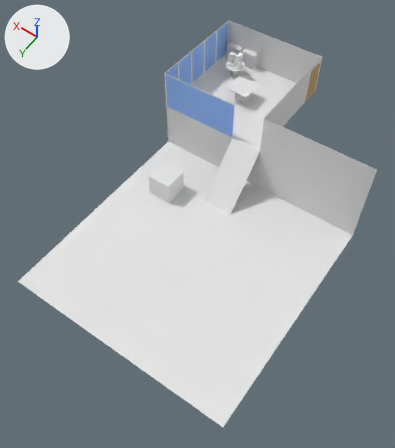
A saved change to the Blender file models/office/blend/office.blend.
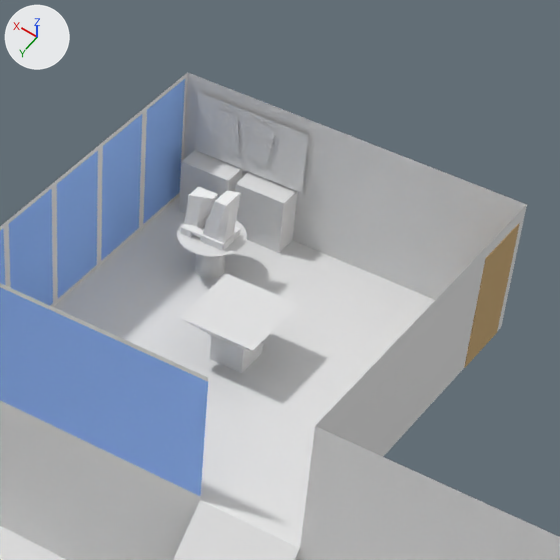
Old and new are each drawn whole from a camera (50 mm lens) standing at (-18.34, 32.11, 29.92) and looking at (-3.79, 11.74, -2.09) and again close up on the part from 45% to 84% of the width and 0% to 35% of the height. The axes (+X, +Y, +Z) are drawn at upper left. The lights are the same throughout.
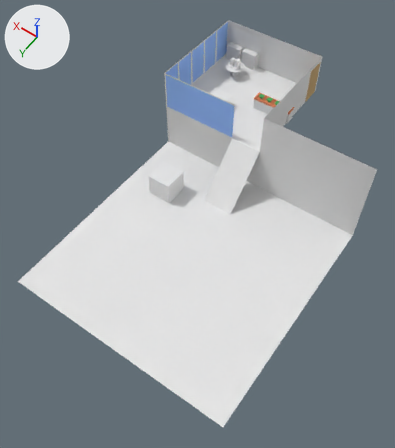
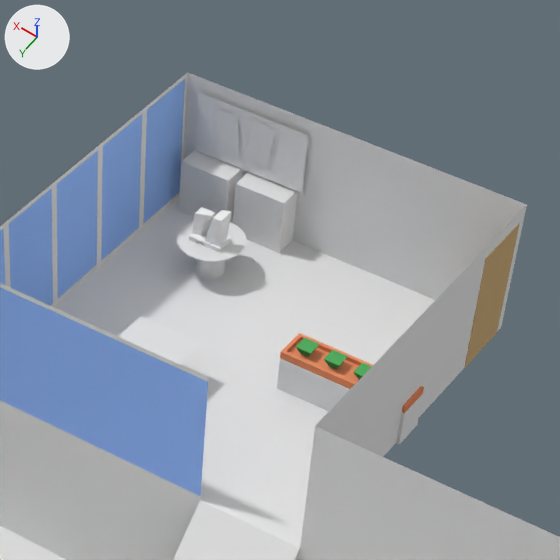
Pixel boxes [x1, y1, x2, y2] of what changed, in the close-ups (560 x 560 px):
'Cube.003', moved, rescaled: before [179, 273, 300, 373]; after [118, 316, 202, 364]
'Cube.004', added: after [277, 333, 424, 444]
    faces in mat_material_002 (white #e7e7e7): [277, 358, 423, 444]
    faces in mat_material_003 (orange #e78f65): [280, 333, 424, 413]
    faces in mat_material_004 (green #54ac60): [296, 338, 371, 380]
'Cylinder', moved: before [177, 220, 247, 278]; after [177, 221, 247, 278]
'tower_big', moved, rescaled (28% narrower, 30% shorter): before [202, 190, 241, 243]; after [204, 210, 232, 247]
'tower_small', moved, rescaled (31% narrower, 29% shorter): before [184, 186, 218, 226]; after [192, 207, 215, 235]
'base', moved, rescaled (31% narrower, 27% shorter): before [180, 219, 241, 251]; after [189, 229, 231, 252]

Diff of the bpy script that builds the scene:
```diff
--- a/models/office/blend/office.blend.py
+++ b/models/office/blend/office.blend.py
@@ mat_material_004 @@
+mat_material_004 = diffuse_material('Material.004')
+mat_material_004.base_color = (0.0881, 0.411, 0.118)  # green #54ac60
@@ mat_material_003 @@
+mat_material_003 = diffuse_material('Material.003')
+mat_material_003.base_color = (0.8, 0.273, 0.129)  # orange #e78f65
@@ mat_material_002 @@
+mat_material_002 = diffuse_material('Material.002')
+mat_material_002.base_color = (0.8, 0.8, 0.8)  # white #e7e7e7
@@ me_cube_003 @@
+me_cube_003.from_pydata(...)  # 52 vertices, 42 faces; spans x -0.37..2.86, y -0.44..0.37, z -0.54..0.67
+# faces by material slot: [5, 13, 24]
+me_cube_003.materials.append(mat_material_002)  # white #e7e7e7
+me_cube_003.materials.append(mat_material_003)  # orange #e78f65
+me_cube_003.materials.append(mat_material_004)  # green #54ac60
@@ ob_cube_003 @@
 ob_cube_003 = bpy.data.objects.new('Cube.003', me_cube_021)
-ob_cube_003.location = (0.0, 0.0, -0.7)
+ob_cube_003.location = (1.11, 1.95, -0.7)
+ob_cube_003.scale = (0.843, 0.843, 0.843)
@@ ob_tower_big @@
 ob_tower_big = bpy.data.objects.new('tower_big', me_cube_015)
-ob_tower_big.location = (1.66, -1.84, 1.48)
-ob_tower_big.scale = (0.00304, 0.00304, 0.00304)
+ob_tower_big.location = (1.82, -1.96, 1.19)
+ob_tower_big.scale = (0.00216, 0.00216, 0.00216)
 _m = ob_tower_big.modifiers.new('Subsurf', 'SUBSURF')
@@ ob_tower_small @@
 ob_tower_small = bpy.data.objects.new('tower_small', me_cube_009)
-ob_tower_small.location = (2.69, -2.47, 1.61)
-ob_tower_small.scale = (0.00304, 0.00304, 0.00304)
+ob_tower_small.location = (2.56, -2.4, 1.28)
+ob_tower_small.scale = (0.00216, 0.00216, 0.00216)
@@ ob_base @@
 ob_base = bpy.data.objects.new('base', me_cube_018)
-ob_base.location = (2.33, -2.38, 1.09)
-ob_base.scale = (0.0152, 0.0152, 0.00295)
+ob_base.location = (2.3, -2.34, 0.91)
+ob_base.scale = (0.0108, 0.0108, 0.0021)
@@ ob_cylinder @@
 ob_cylinder = bpy.data.objects.new('Cylinder', me_cylinder)
-ob_cylinder.location = (2.28, -2.39, 0.0)
+ob_cylinder.location = (2.28, -2.39, -0.14)
@@ ob_cube_004 @@
+ob_cube_004 = bpy.data.objects.new('Cube.004', me_cube_003)
+ob_cube_004.location = (-4.25, 0.04, 0.51)
```
